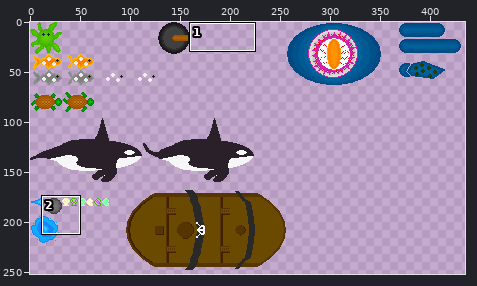
Two versions of one sprite sheet, core/assets/entities.png. Above: a wide view before the commit, with the close-up outlined.
Close-up. Before the commit:
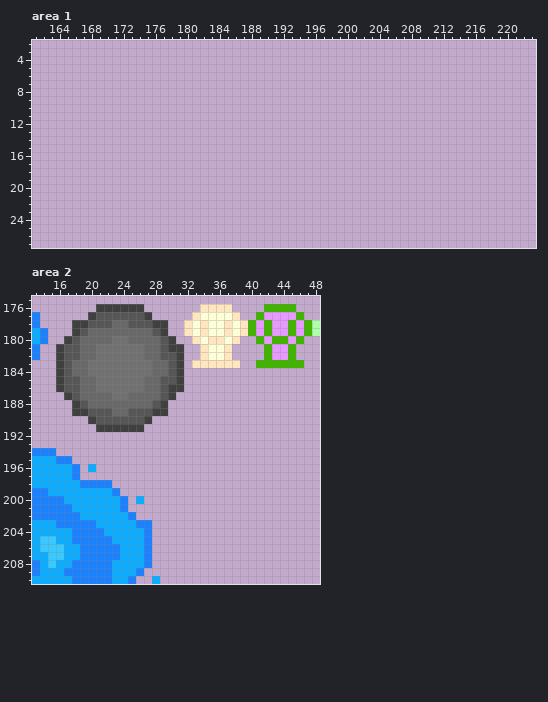
The file is 512x256 pixels. Colours within 5 levels of each other are drawn and written as one. Shown: area 1: x 161..223, y 2..27; area 2: x 13..48, y 175..210. The wide view leaves out empty margins.
The same view after the edit:
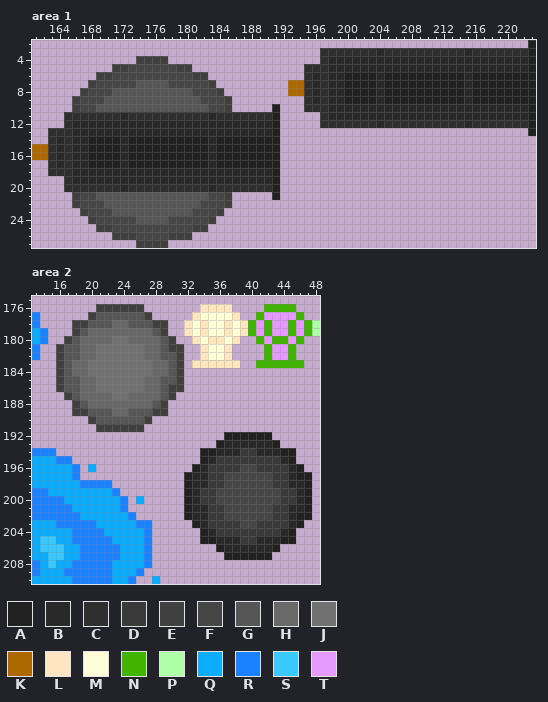
Palette (. is transparent): A #212121  B #292929  C #2f2f2f  D #3a3a3a  E #404040  F #464646  G #565656  H #696969  J #717171  K #ad6900  L #ffe6c0  M #feffd8  N #41b400  P #afffa8  Q #0cacff  R #1c81ff  S #3ac9ff  T #e69aff
Diff:
--- area 1
@@ x 161..223 @@
- 2 ...............................................................
- 3 ...............................................................
- 4 ...............................................................
- 5 ...............................................................
- 6 ...............................................................
- 7 ...............................................................
- 8 ...............................................................
- 9 ...............................................................
-10 ...............................................................
-11 ...............................................................
-12 ...............................................................
-13 ...............................................................
-14 ...............................................................
-15 ...............................................................
-16 ...............................................................
-17 ...............................................................
-18 ...............................................................
-19 ...............................................................
-20 ...............................................................
-21 ...............................................................
-22 ...............................................................
-23 ...............................................................
-24 ...............................................................
-25 ...............................................................
-26 ...............................................................
-27 ...............................................................
+ 2 ..............................................................A
+ 3 ....................................CCCCCCCBCCCCCCCCCCBCCCCCCCA
+ 4 .............EEEE...................CBBBBBBBBBBBBBBBBBBBBBBBBBA
+ 5 ..........EEFFFFFFEE..............CCCBBBBBBBBBBBBBBBBBBBBBBBBBA
+ 6 ........EEFFFFFFFFFFEE............CBCBBAAAABAAAAAAAAAABAAAAAAAA
+ 7 .......EFFFFFGGGGFFFFFE.........KKCBCBBAAAABAAAAAAAAAABAAAAAAAA
+ 8 ......EFFFGGGGGGGGGGFFFE........KKCBCBBAAAABAAAAAAAAAABAAAAAAAA
+ 9 .....EFFFGGGGGGGGGGGGFFFE.........CBCBBAAAABAAAAAAAAAABAAAAAAAA
+10 .....EFFGGGGGGGGGGGGGGFFE.....A...CCCBBBBBBBBBBBBBBBBBBBBBBBBBA
+11 ....CCCCCCCBCCCCCCCCCCBCCCCCCCA.....CBBBBBBBBBBBBBBBBBBBBBBBBBA
+12 ....CBBBBBBBBBBBBBBBBBBBBBBBBBA.....CCCCCCCBCCCCCCCCCCBCCCCCCCA
+13 ..CCCBBBBBBBBBBBBBBBBBBBBBBBBBA...............................A
+14 ..CBCBBAAAABAAAAAAAAAABAAAAAAAA................................
+15 KKCBCBBAAAABAAAAAAAAAABAAAAAAAA................................
+16 KKCBCBBAAAABAAAAAAAAAABAAAAAAAA................................
+17 ..CBCBBAAAABAAAAAAAAAABAAAAAAAA................................
+18 ..CCCBBBBBBBBBBBBBBBBBBBBBBBBBA................................
+19 ....CBBBBBBBBBBBBBBBBBBBBBBBBBA................................
+20 ....CCCCCCCBCCCCCCCCCCBCCCCCCCA................................
+21 .....EFFGGGGGGGGGGGGGGFFE.....A................................
+22 .....EFFFGGGGGGGGGGGGFFFE......................................
+23 ......EFFFGGGGGGGGGGFFFE.......................................
+24 .......EFFFFFGGGGFFFFFE........................................
+25 ........EEFFFFFFFFFFEE.........................................
+26 ..........EEEFFFFEEE...........................................
+27 .............EEEE..............................................
--- area 2
@@ x 30..48 @@
 191 ...................
-192 ...................
-193 ...................
-194 ...................
-195 ...................
-196 ...................
-197 ...................
-198 ...................
-199 ...................
-200 ...................
-201 ...................
-202 ...................
-203 ...................
-204 ...................
-205 ...................
-206 ...................
-207 ...................
+192 .......AAAAAA......
+193 ......ABBBBBBA.....
+194 ....AABBBDDBBBAA...
+195 ....ABDDDDDDDDBA...
+196 ...ABDDDDFFDDDDBA..
+197 ..ABBDDFFFFFFDDBAA.
+198 ..ABBDDFFFFFFDDBBA.
+199 ..ABDDFFFFFFFFDDBA.
+200 ..ABDDFFFFFFFFDDBA.
+201 ..ABBDDFFFFFFDDBBA.
+202 ..ABBDDFFFFFFDDBAA.
+203 ...ABDDDDFFDDDDBA..
+204 ....ABDDDDDDDDBA...
+205 ....AABBBDDBBBAA...
+206 ......ABBBBBBA.....
+207 .......AAAAAA......
 208 ...................
Changed places in both close-ups, as pixel boxes (x1, y1, x2, y2):
added: (32, 40, 536, 248)
added: (184, 432, 312, 560)
